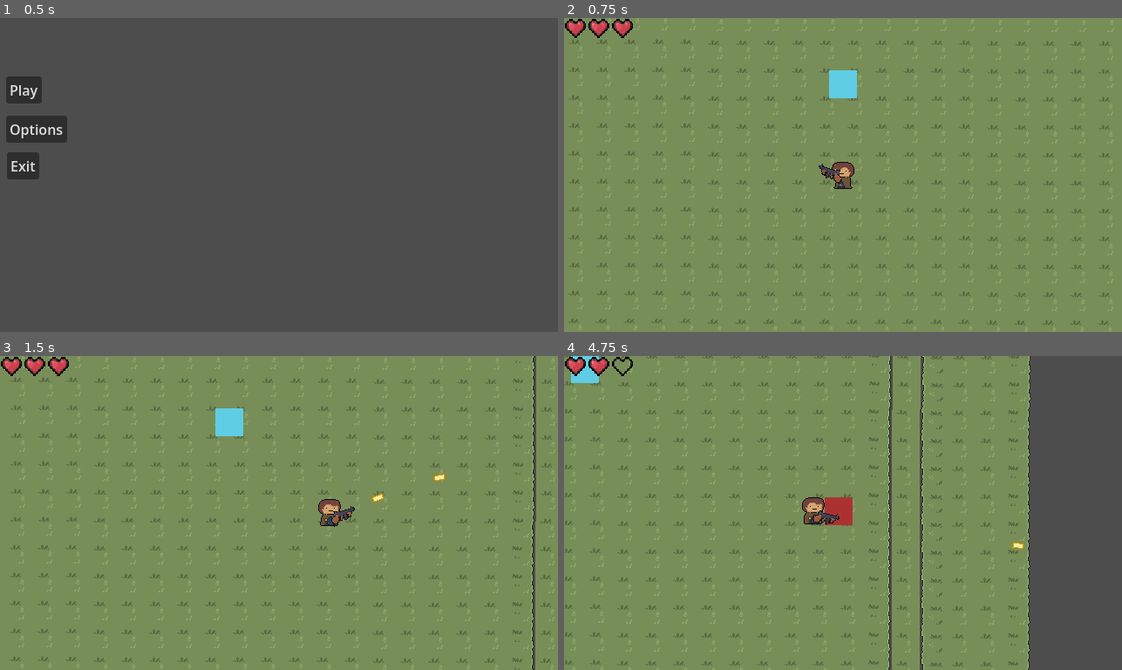
Above: before the commit, frames 1-4 (two rows, left to right).
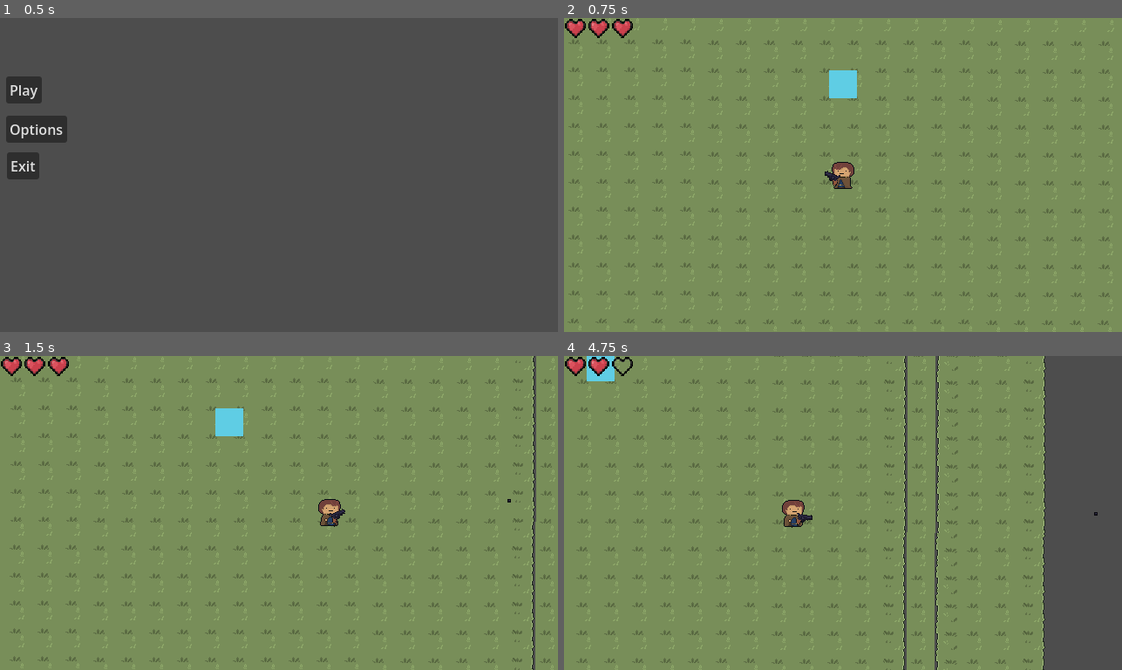
Above: after the commit, the same moments.

Repository: Douuurado/Foreign-lands
Game: Godot game, scene res://systems/core/main.tscn
Same seed, same stepped clock (60 frames per second), same inputs: the game is played once before the commit and once after it.
Inputs (mouse positions are in pixels of both pictures, inside the frame that each line leads up to):
- Up to frame 1 (0.5 s): no input
- Up to frame 2 (0.75 s): click "Play" at 0.5 s
- Up to frame 3 (1.5 s): tap Enter (ui_accept) at 1.25 s; move the mouse to (401, 497) at 1.27 s; press the mouse at (401, 497) at 1.28 s; hold Right (ui_right) from 1.28 s (still down)
- Up to frame 4 (4.75 s): tap Enter (ui_accept) at 1.52, 2.27, 3.77, 4.52 s; move the mouse to (731, 528) at 2.02 s; release Right (ui_right) at 2.03 s; release the mouse at (731, 528) at 2.03 s; hold Down (ui_down) 2.03-2.78 s; tap E (interact) at 2.1 s; click (731, 528) at 2.3 s; move the mouse to (898, 443) at 2.77 s; press the mouse at (898, 443) at 2.78 s; hold Right (ui_right) 2.78-3.53 s; move the mouse to (815, 575) at 3.52 s; release the mouse at (815, 575) at 3.53 s; hold Up (ui_up) 3.53-4.28 s; click (815, 575) at 3.6 s; move the mouse to (1010, 560) at 4.27 s; hold Left (ui_left) from 4.28 s (still down); hold E (interact) from 4.28 s (still down); click (1010, 560) at 4.55 s

Frame 1 is identical in both runs. In frame 2, 0.1% of the frame differs, in the area x 45-50%, y 46-54%; in frame 3, 0.2%; in frame 4, 13%, in the area x 0-96%, y 0-100%.

Commit message:
rework guns flips and instance

Diff:
--- a/scenes/guns/pistol/pistol.tscn
+++ b/scenes/guns/pistol/pistol.tscn
@@ -6,10 +6,12 @@
 [node name="Pistol" type="Node2D" unique_id=1793703222]
 script = ExtResource("1_pcmvo")
 
-[node name="Sprite2D" type="Sprite2D" parent="." unique_id=1364649679]
+[node name="GunVisual" type="Node2D" parent="." unique_id=1339822641]
+
+[node name="Sprite2D" type="Sprite2D" parent="GunVisual" unique_id=1364649679]
 texture_filter = 1
 position = Vector2(5, -2)
 texture = ExtResource("2_pcmvo")
 
-[node name="Marker2D" type="Marker2D" parent="." unique_id=1520069953]
+[node name="Marker2D" type="Marker2D" parent="GunVisual" unique_id=1520069953]
 position = Vector2(16, -6)
--- a/scenes/guns/thompson/thompson.tscn
+++ b/scenes/guns/thompson/thompson.tscn
@@ -6,9 +6,11 @@
 [node name="Thompson" type="Node2D" unique_id=1234401016]
 script = ExtResource("1_35kk6")
 
-[node name="Marker2D" type="Marker2D" parent="." unique_id=1029866154]
+[node name="GunVisual" type="Node2D" parent="." unique_id=625395541]
+
+[node name="Marker2D" type="Marker2D" parent="GunVisual" unique_id=1029866154]
 position = Vector2(30, -1)
 
-[node name="Sprite2D" type="Sprite2D" parent="." unique_id=2035564382]
+[node name="Sprite2D" type="Sprite2D" parent="GunVisual" unique_id=2035564382]
 position = Vector2(10, 2)
 texture = ExtResource("1_rkjsm")
--- a/scenes/player/player.gd
+++ b/scenes/player/player.gd
@@ -23,6 +23,20 @@
 
 ## Referência ao nó de sprite que renderiza o corpo do personagem.
 @onready var player_sprite = get_node("Body")
+
+@onready var hand_right: Marker2D = $HandRight
+@onready var hand_left: Marker2D = $HandLeft
+
+var gun_scene = preload("res://scenes/guns/pistol/pistol.tscn")  # ajuste o caminho
+
+func _ready() -> void:
+	equip_weapon(gun_scene)
+
+func equip_weapon(scene: PackedScene) -> void:
+	var gun = scene.instantiate()
+	add_child(gun)
+	gun.hand_right = hand_right
+	gun.hand_left = hand_left
 
 ## Inicializa e atualiza movimentação e posição do mouse e sprite a cada frame de física.
 func _physics_process(_delta: float) -> void:
--- a/scenes/player/player.tscn
+++ b/scenes/player/player.tscn
@@ -3,7 +3,6 @@
 [ext_resource type="Script" uid="uid://txjrenrw31td" path="res://scenes/player/player.gd" id="1_hqdyo"]
 [ext_resource type="Shader" uid="uid://depuxmlhf61sr" path="res://scenes/player/player_hit_flash.tres" id="2_p47bc"]
 [ext_resource type="Texture2D" uid="uid://blc5dbp6vwle8" path="res://assets/arts/player/player_movements.png" id="3_75vfm"]
-[ext_resource type="PackedScene" uid="uid://di1ij3xcdcq4o" path="res://scenes/guns/thompson/thompson.tscn" id="4_kod2y"]
 [ext_resource type="PackedScene" uid="uid://c8jdd3hho5x1d" path="res://systems/interactions/interactable_component.tscn" id="5_0owmy"]
 
 [sub_resource type="CapsuleShape2D" id="CapsuleShape2D_s0oa8"]
@@ -224,9 +223,12 @@
 [node name="AnimationPlayer" type="AnimationPlayer" parent="." unique_id=1176284456]
 libraries/ = SubResource("AnimationLibrary_jbbow")
 
-[node name="Thompson" parent="." unique_id=1451823566 instance=ExtResource("4_kod2y")]
-position = Vector2(5, 3)
-
 [node name="InteractingComponent" parent="." unique_id=1682753493 instance=ExtResource("5_0owmy")]
 
+[node name="HandLeft" type="Marker2D" parent="." unique_id=1435265884]
+position = Vector2(-9, 8)
+
+[node name="HandRight" type="Marker2D" parent="." unique_id=1994235740]
+position = Vector2(6, 8)
+
 [connection signal="body_entered" from="Hurtbox" to="." method="_on_hurtbox_body_entered"]
--- a/systems/weapons/gun_demo.gd
+++ b/systems/weapons/gun_demo.gd
@@ -1,88 +1,55 @@
 class_name GunDemo extends Node2D
 
-## Distância mínima (em pixels) para o mouse começar a rotacionar a arma.
 const MIN_DISTANCE = 8
-
-## Tempo de espera (em segundos) entre cada disparo.
 @export var fire_rate = 0.2
-## Velocidade do projétil disparado.
 @export var bullet_speed = 1000
-## Dano padrão causado pelo projétil.
 @export var damage = 10
-## Ângulo máximo de imprecisão/espalhamento (em graus) dos tiros.
 @export var spread = 0
 
-## Cronômetro interno que acumula o tempo desde o último tiro realizado.
 var last_time_shot = 0.0
-## Limiar de ângulo usado para inverter a arma (não utilizado diretamente nesta lógica).
-var flip_threshold = 135
-## Controla se a arma está atualmente apontada para o lado esquerdo do cenário.
 var facing_left := false
+var bullet_scene = preload("res://scenes/projectiles/bullet_demo.tscn")
 
-## Cena do projétil que será instanciada a cada disparo.
-var bullet_scene = preload("res://scenes/projectiles/bullet_demo.tscn")
-## Ponto de saída do tiro na ponta do cano da arma.
-@onready var muzzle : Marker2D = $Marker2D
+@onready var gun_visual: Node2D = $GunVisual
+@onready var muzzle: Marker2D = $GunVisual/Marker2D
 
-## Controla a rotação da arma em direção ao mouse, inverte o sprite e gerencia o input de tiro.
+## Referências às mãos do personagem, atribuídas pelo personagem ao instanciar a arma.
+var hand_right: Marker2D
+var hand_left: Marker2D
+
 func _physics_process(delta: float) -> void:
 	var mouse_pos = get_global_mouse_position()
 	var direction = mouse_pos - global_position
-
-	# Evita trepidação extrema da rotação caso o mouse esteja em cima do pivô da arma
 	if direction.length_squared() <= MIN_DISTANCE * MIN_DISTANCE:
 		return
 
-	# Aponta a arma na direção do cursor do mouse
 	look_at(mouse_pos)
-
-	# Converte o ângulo atual do vetor de radianos para graus
 	var angle = rad_to_deg(direction.angle())
 
-	# Sistema anti-flicker: evita que o sprite fique piscando/invertendo na transição vertical
 	if facing_left:
-		# Se estava olhando para a esquerda e o mouse entrou no quadrante direito, desverte
 		if angle < 80 and angle > -80:
 			facing_left = false
 	else:
-		# Se estava olhando para a direita e o mouse entrou no quadrante esquerdo, inverte
 		if angle > 100 or angle < -100:
 			facing_left = true
 
-	# Inverte o eixo vertical do sprite para a arma não ficar de cabeça para baixo ao olhar para a esquerda
-	$Sprite2D.flip_v = facing_left
-	# Ajusta a posição e o cano (muzzle) baseado no lado em que a arma está apontada
-	position.x = -6 if facing_left else 6
-	muzzle.position.y = 6 if facing_left else 0
+	gun_visual.scale.y = -1 if facing_left else 1
 
-	# Incrementa o temporizador de disparo
+	if hand_right and hand_left:
+		global_position = hand_left.global_position if facing_left else hand_right.global_position
+
 	last_time_shot += delta
-
-	# Verifica se a tecla de tiro está pressionada e se o cooldown terminou
 	if Input.is_action_pressed("shoot") and last_time_shot >= fire_rate:
 		shoot()
 
-## Cria a instância do projétil no mundo, aplica a precisão (spread) e define seus atributos básicos.
 func shoot():
-	# Reinicia o temporizador do cadência de tiro
 	last_time_shot = 0.0
-
-	# Instancia a bala diretamente na raiz da árvore de cenas atual
 	var bullet_instance = bullet_scene.instantiate()
 	get_tree().root.add_child(bullet_instance)
-
-	# Posiciona a bala no cano da arma
 	bullet_instance.global_position = muzzle.global_position
-
-	# Calcula e aplica um ângulo aleatório de dispersão baseado na imprecisão da arma
 	var spread_angle = randf_range(-spread, spread)
-	bullet_instance.global_rotation =  global_rotation + deg_to_rad(spread_angle)
-
-	# Duck typing: passa os parâmetros de velocidade e dano se a bala possuir o método setup
+	bullet_instance.global_rotation = global_rotation + deg_to_rad(spread_angle)
 	if bullet_instance.has_method("setup"):
 		bullet_instance.setup(bullet_speed, damage)
 	else:
 		print("Method 'setup' not identified or inserted")
-
-	# Toca o efeito sonoro do disparo
-	#$shoot_sound.play() Deve ser adicionado o som
